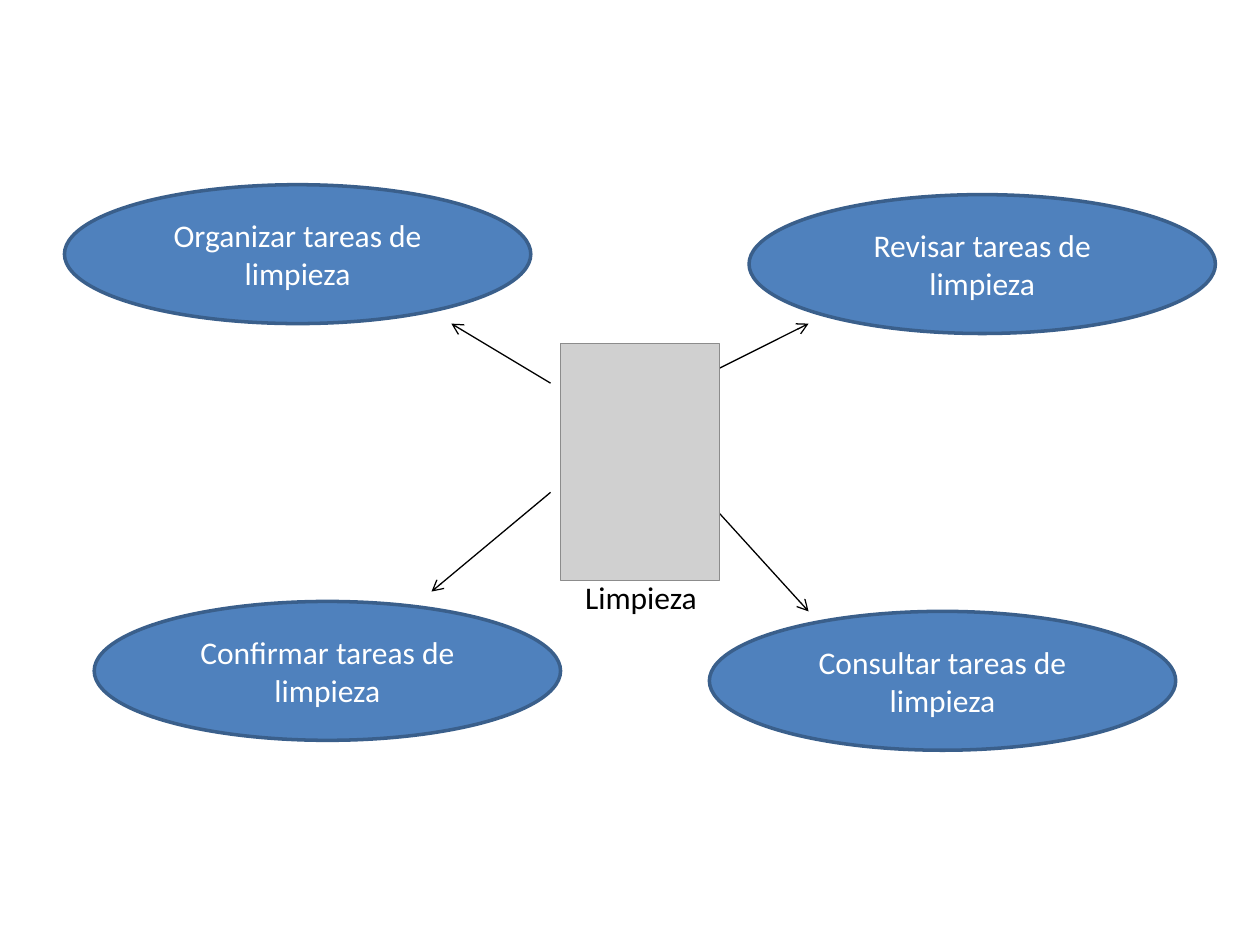
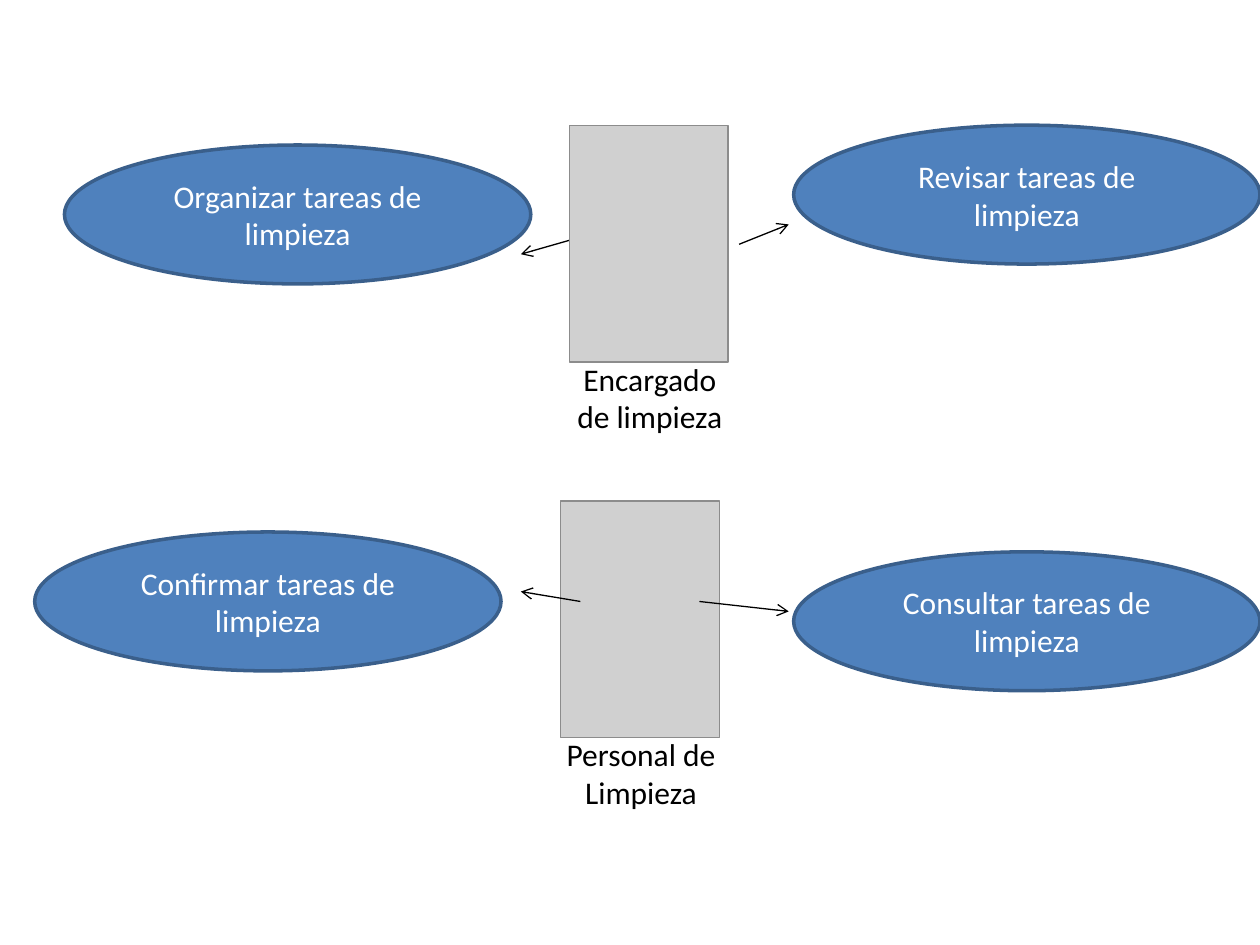
Before and after one commit to Ignacio-Iker-Prado-Rujas/is-hosteleria, a slide deck: slide 3 of CuartaEntrega/ModeloCasosDeUso/is.pptx. Drawn at 1260x945 pixels with LibreOffice and Linux fonts; fonts in the diff are those of the drawing; grey boxes stand for pictures. Boxes give left, top, right and bottom in pixels: in the first picture for what was removed or moved away, otherwise in the second. Text is boxed around its words. In the diff, an @@ line names an element or a change of style, - is before the commit and + after.

```diff
--- a/CuartaEntrega/ModeloCasosDeUso/is.pptx
+++ b/CuartaEntrega/ModeloCasosDeUso/is.pptx
@@ ellipse "Organizar tareas de limpieza": place and size @@
-ellipse "Organizar tareas de limpieza" at (64, 185, 530, 324)
+ellipse "Organizar tareas de limpieza" at (64, 145, 530, 284)
@@ picture added at (570, 126, 728, 363) @@
@@ ellipse "Revisar tareas de limpieza": place and size @@
-ellipse "Revisar tareas de limpieza" at (748, 195, 1215, 334)
+ellipse "Revisar tareas de limpieza" at (794, 125, 1260, 263)
@@ arrow moved from (551, 383) - (451, 324) to (591, 234) - (520, 255) @@
@@ arrow moved from (709, 373) - (809, 324) to (740, 244) - (789, 224) @@
@@ text added at (577, 369, 723, 433), 18 pt, text #000000 @@
+Encargado de limpieza
@@ picture: place and size @@
-picture at (561, 344, 719, 581)
+picture at (561, 501, 719, 738)
@@ ellipse "Confirmar tareas de limpieza": place and size @@
-ellipse "Confirmar tareas de limpieza" at (94, 601, 561, 740)
+ellipse "Confirmar tareas de limpieza" at (35, 532, 501, 670)
@@ ellipse "Consultar tareas de limpieza": place and size @@
-ellipse "Consultar tareas de limpieza" at (709, 611, 1176, 750)
+ellipse "Consultar tareas de limpieza" at (794, 552, 1260, 690)
@@ arrow moved from (551, 493) - (432, 591) to (581, 601) - (520, 591) @@
@@ arrow moved from (709, 503) - (809, 611) to (699, 601) - (789, 611) @@
@@ text at (567, 744, 715, 809): text changed @@
-Limpieza
+Personal de Limpieza
```
Also in this commit, not shown: 1 other slide changed.
